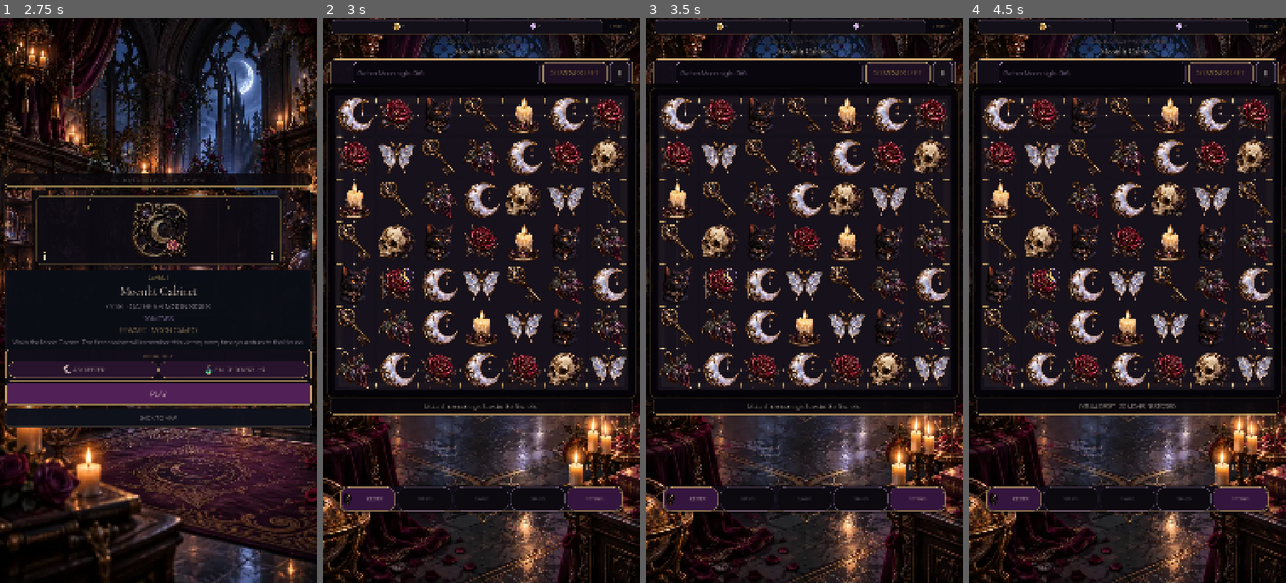
Above: before the commit, frames 1-4 (left to right).
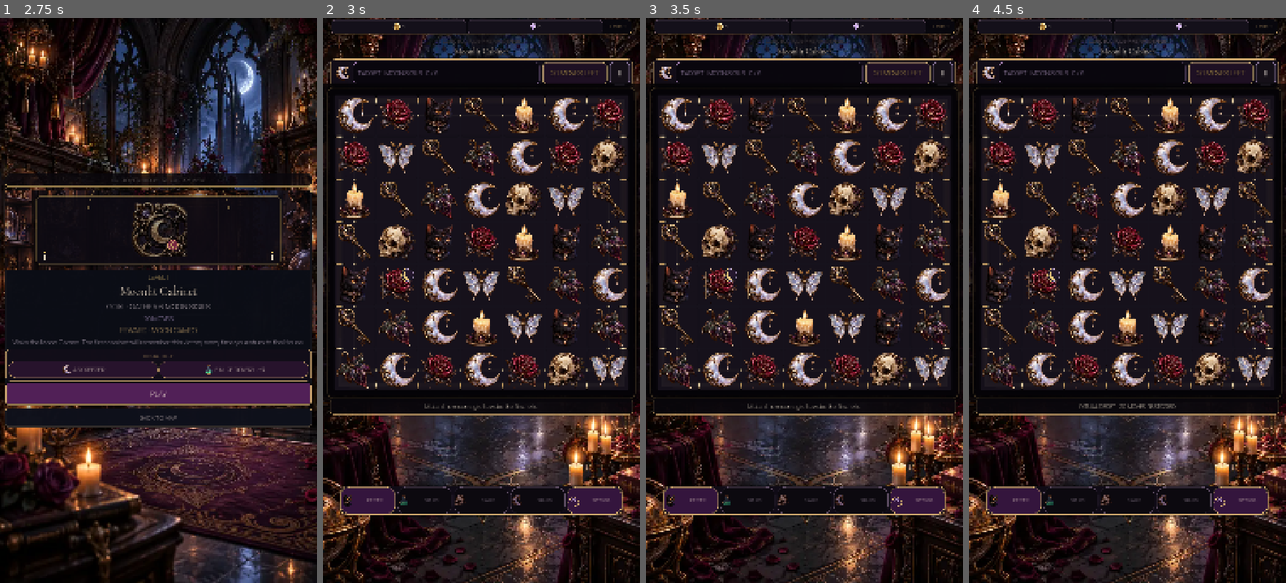
Above: after the commit, the same moments.

Repository: Jay-prodesign/akilta-match3
Game: Godot game, scene res://src/app/app_bootstrap.tscn
The game is run twice, just before and just after one commit, with the same random seed, the same clock (stepped at 60 frames per second) and the same inputs.
Inputs:
- Up to frame 1 (2.75 s): click "ENTER THE HOUSE" at 0.5 s; click "PLAY LEVEL 1" at 1.25 s; click "1" at 2 s
- Up to frame 2 (3 s): click "PLAY" at 2.75 s
- Up to frame 3 (3.5 s): no input
- Up to frame 4 (4.5 s): click "Ⅱ" at 3.5 s; click "RESTART LEVEL" at 4.25 s

Frame 1 is identical in both runs. In frame 2, 1.2% of the frame differs, in the area x 4-95%, y 8-89%; in frame 3, 1.2%; in frame 4, 1.2%.

Commit message:
Bind truthful North Star gameplay HUD and booster tray

Diff:
--- a/src/ui/gameplay/gameplay_screen.gd
+++ b/src/ui/gameplay/gameplay_screen.gd
@@ -57,6 +57,17 @@
 	"plus_moves": "res://assets/pieces/potion.webp",
 	"retry": "res://assets/pieces/skull.webp"
 }
+const OBJECTIVE_ART_PATHS := {
+	"moon": "res://assets/pieces/moon_sigil.webp",
+	"rose": "res://assets/pieces/thorn_rose.webp",
+	"moth": "res://assets/pieces/luna_moth.webp",
+	"key": "res://assets/pieces/curio_key.webp",
+	"leaf": "res://assets/pieces/night_ivy.webp",
+	"cat": "res://assets/pieces/black_cat.webp",
+	"candle": "res://assets/pieces/candle.webp",
+	"skull": "res://assets/pieces/skull.webp",
+	"wax_seal": "res://assets/blockers/ch01_blocker_wax_seal_intact_v01.webp"
+}
 var _potion_boost_button: Button
 var _retry_boost_button: Button
 var _resource_life_label: Label
@@ -82,6 +93,7 @@
 @onready var eyebrow_label: Label = $Layout/Eyebrow
 @onready var title_label: Label = $Layout/Title
 @onready var board_view = $Layout/BoardView
+@onready var objective_icon: TextureRect = $Layout/HUDPlate/HUD/ObjectiveIcon
 @onready var objective_label: Label = $Layout/HUDPlate/HUD/Objective
 @onready var moves_label: Label = $Layout/HUDPlate/HUD/Moves
 @onready var pause_button: Button = $Layout/HUDPlate/HUD/Pause
@@ -107,6 +119,10 @@
 @onready var _level_badge_label: Label = $ResourceBar/Resources/LevelBadge
 @onready var _booster_tray: PanelContainer = $BoosterTray
 @onready var _hint_boost_button: Button = $BoosterTray/BoosterActions/HintBoost
+@onready var _sealed_boost_a: Button = $BoosterTray/BoosterActions/SealedBoostA
+@onready var _sealed_boost_b: Button = $BoosterTray/BoosterActions/SealedBoostB
+@onready var _sealed_boost_c: Button = $BoosterTray/BoosterActions/SealedBoostC
+@onready var _settings_shortcut: Button = $BoosterTray/BoosterActions/SettingsShortcut
 @onready var _resource_coin_label: Label = $ResourceBar/Resources/CoinChip/Content/CoinResource
 @onready var _resource_gem_label: Label = $ResourceBar/Resources/GemChip/Content/GemResource
 @onready var _resource_coin_icon: TextureRect = $ResourceBar/Resources/CoinChip/Content/Icon
@@ -143,7 +159,12 @@
 	_result_gem_icon.texture = PieceAssetLoader.ornament("res://assets/ui/ui_gem.svg")
 	_result_keeper_cat.texture = PieceAssetLoader.ornament(KEEPER_ART_PATH)
 	_hint_boost_button.icon = PieceAssetLoader.ornament(String(BOOSTER_ART_PATHS["hint"]))
+	_sealed_boost_a.icon = PieceAssetLoader.ornament(String(BOOSTER_ART_PATHS["plus_moves"]))
+	_sealed_boost_b.icon = PieceAssetLoader.ornament(String(BOOSTER_ART_PATHS["retry"]))
+	_sealed_boost_c.icon = PieceAssetLoader.ornament("res://assets/pieces/moon_sigil.webp")
+	_settings_shortcut.icon = PieceAssetLoader.ornament("res://assets/ui/ui_settings.svg")
 	_hint_boost_button.pressed.connect(_use_hint_boost)
+	_settings_shortcut.pressed.connect(func(): settings_requested.emit())
 	_resource_life_label = null
 	_potion_boost_button = null
 	_retry_boost_button = null
@@ -536,8 +557,10 @@
 	hint_label.add_theme_font_size_override("font_size", size_px)
 
 func _refresh_hud() -> void:
+	if objective_icon != null:
+		objective_icon.texture = PieceAssetLoader.ornament(_objective_art_path())
 	if board_state == null:
-		objective_label.text = "Awaken the collection"
+		objective_label.text = "TARGET · AWAKEN THE COLLECTION"
 		moves_label.text = "—"
 		return
 	_apply_moves_urgency()
@@ -568,15 +591,24 @@
 		]
 	if String(board_state.objective_type) == "collect_family":
 		var family_label: String = String(board_state.objective_family).capitalize()
-		objective_label.text = "Gather %s sigils  %d/%d" % [
-			family_label,
+		objective_label.text = "TARGET · %s SIGILS   %d / %d" % [
+			family_label.to_upper(),
 			int(board_state.objective_progress),
 			int(board_state.objective_target)
 		]
 	elif String(board_state.objective_type) == "clear_blockers":
-		objective_label.text = "Break wax seal layers  %d/%d" % [_objective_progress_value(), _objective_target_value()]
+		objective_label.text = "TARGET · WAX SEAL LAYERS   %d / %d" % [_objective_progress_value(), _objective_target_value()]
 	else:
-		objective_label.text = "Awaken the collection"
+		objective_label.text = "TARGET · AWAKEN THE COLLECTION"
+
+func _objective_art_path() -> String:
+	if board_state != null and String(board_state.objective_type) == "clear_blockers":
+		return String(OBJECTIVE_ART_PATHS["wax_seal"])
+	var family := current_objective_family
+	if board_state != null:
+		family = String(board_state.objective_family)
+	return String(OBJECTIVE_ART_PATHS.get(family, OBJECTIVE_ART_PATHS["moon"]))
+
 
 func _remaining_blocker_hp() -> int:
 	if board_state == null:
@@ -608,10 +640,10 @@
 	var target := _objective_target_value()
 	var complete := progress >= target
 	if String(board_state.objective_type) == "clear_blockers":
-		objective_label.text = "WAX SEAL LAYERS %d/%d · %s" % [progress, target, "DISPLAY OPEN" if complete else "+%d THIS MOVE" % _last_objective_delta]
+		objective_label.text = "TARGET · WAX SEAL LAYERS %d/%d · %s" % [progress, target, "DISPLAY OPEN" if complete else "+%d THIS MOVE" % _last_objective_delta]
 	else:
 		var family := String(board_state.objective_family).to_upper()
-		objective_label.text = "%s SIGILS %d/%d · %s" % [family, progress, target, "OBJECTIVE COMPLETE" if complete else "+%d THIS MOVE" % _last_objective_delta]
+		objective_label.text = "TARGET · %s SIGILS %d/%d · %s" % [family, progress, target, "OBJECTIVE COMPLETE" if complete else "+%d THIS MOVE" % _last_objective_delta]
 	objective_label.set_meta("objective_feedback_state", "complete" if complete else "progress")
 	objective_label.add_theme_color_override("font_color", Color("#FFFFFF") if _high_contrast else (Color("#F0CE8A") if complete else Color("#E4CDEB")))
 	if _objective_pulse_tween != null and _objective_pulse_tween.is_valid():
@@ -983,11 +1015,12 @@
 	var screen_rect := get_global_rect()
 	var desired_top := hint_rect.end.y - screen_rect.position.y + 8.0
 	var safe_bottom := maxf(0.0, size.y - 12.0)
-	var top := minf(desired_top, maxf(0.0, safe_bottom - 70.0))
+	var tray_height := 96.0
+	var top := minf(desired_top, maxf(0.0, safe_bottom - tray_height))
 	_booster_tray.anchor_top = 0.0
 	_booster_tray.anchor_bottom = 0.0
 	_booster_tray.offset_top = top
-	_booster_tray.offset_bottom = top + 70.0
+	_booster_tray.offset_bottom = top + tray_height
 
 
 func gameplay_presentation_contract() -> Dictionary:
@@ -995,6 +1028,10 @@
 		"authored_hud_plate": get_node_or_null("Layout/HUDPlate/HUD") != null,
 		"authored_resource_bar": _level_badge_label != null and _resource_coin_label != null and _resource_gem_label != null,
 		"authored_keeper_tray": _booster_tray != null and _hint_boost_button != null,
+		"authored_booster_menu": _booster_tray != null and _booster_tray.get_node_or_null("BoosterActions") != null and (_booster_tray.get_node("BoosterActions") as HBoxContainer).get_child_count() == 5,
+		"truthful_sealed_slots": _sealed_boost_a != null and _sealed_boost_a.disabled and _sealed_boost_b != null and _sealed_boost_b.disabled and _sealed_boost_c != null and _sealed_boost_c.disabled,
+		"authored_target_moves_hierarchy": objective_icon != null and objective_icon.texture != null and objective_label != null and objective_label.get_theme_stylebox("normal") != null and moves_label != null and moves_label.get_theme_stylebox("normal") != null,
+		"authored_board_frame": get_node_or_null("Layout/BoardView/OrnateFrame") != null,
 		"authored_result_values": _result_reward_values != null,
 		"authored_result_proclamation": _result_proclamation != null and _result_keeper_cat != null,
 		"runtime_shell_factory": false,
